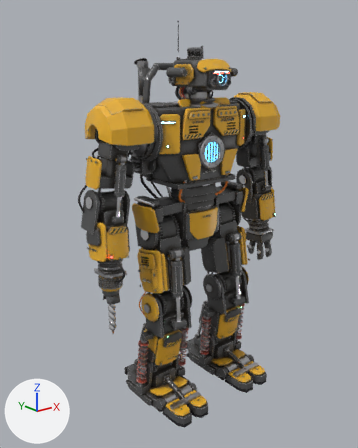
The Blender file ATLAS-09/ATLAS-09.blend, before and after one commit.
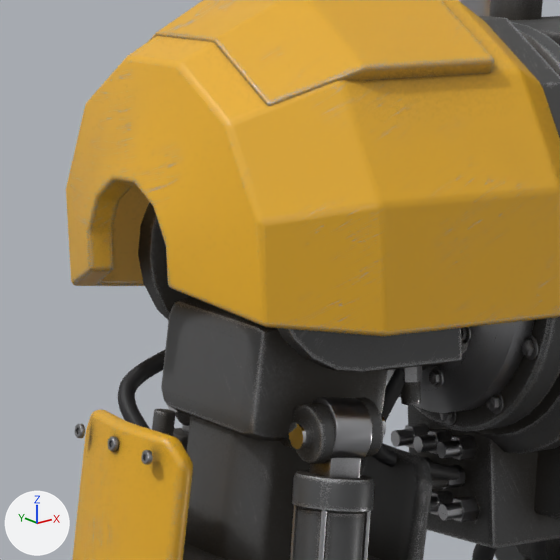
The first picture shows the older version from a 50 mm camera at (-3.62, -4.24, 3.84) aimed at (-0.14, 0.12, 2.09). The close-ups show the older and then the newer version on the part from 21% to 42% of the width and 22% to 39% of the height of that picture. Only the edits that show in the close-ups are written down. Every picture has the same lights, and +X, +Y and +Z are marked at lower left.

Objects in the first close-up: 'Arm_R_Bicep_Actuator_Cylinder', 'Arm_R_Pauldron', 'Arm_R_Pauldron_TopLayer', 'Arm_R_ShoulderLugs_Hinge_Lugs', 'Arm_R_Shoulder_Flange', 'Arm_R_UpperArm_Armor_Inner', 'Arm_R_UpperArm_Armor_Outer', 'Arm_R_UpperArm_Core', 'Arm_R_UpperArm_Hub', 'Torso_Manifold_R', 'Torso_ShoulderSocket_R', 'Torso_Shoulder_R_Bearing_Outer' and 27 more.
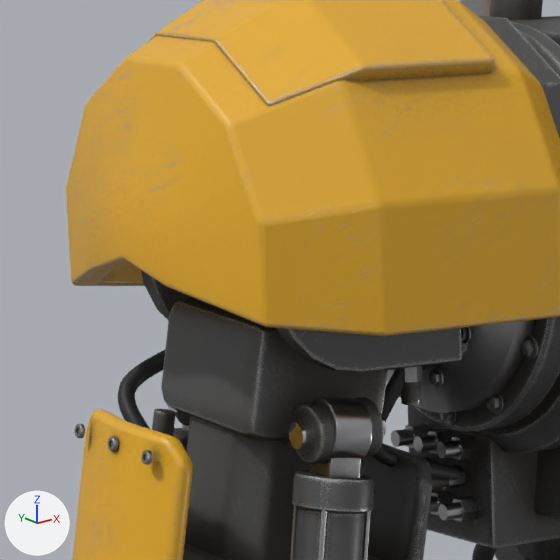
Where the change shows, as pixel boxes [x1, y1, x2, y2] in the close-ups (560 x 560 px):
part 1 of me_arm_r_pauldron, added (orange)
    after: [87, 181, 166, 286]

The change in detail:
me_arm_r_pauldron is used by ob_arm_r_pauldron; location (-0.93, 0.06, 3.22); rotation (0.0, -1.571, 0.0), in degrees (0, -90, 0).
Verts and faces of me_arm_r_pauldron; kept vertices keep their numbers, new ones are numbered from 40.
Before the commit, vertices of me_arm_r_pauldron: 32 (-0.026, -0.097, 0.3), 33 (0.026, -0.097, 0.3), 34 (0.071, -0.071, 0.3), 35 (0.097, -0.026, 0.3), 36 (0.097, 0.026, 0.3).
Before the commit, vertices of me_arm_r_pauldron: 37 (0.071, 0.071, 0.3), 38 (0.026, 0.097, 0.3), 39 (-0.026, 0.097, 0.3).
me_arm_r_pauldron had 40 vertices, 28 faces and spanned x -0.082..0.304, y -0.304..0.304, z -0.22..0.3.
me_arm_r_pauldron now has 41 vertices, 35 faces and spans x -0.082..0.304, y -0.304..0.304, z -0.22..0.305.
Part 1, on me_arm_r_pauldron:
New vertex 40 is at (0.0, 0.0, 0.305).
New faces: (32, 33, 40), (33, 34, 40), (34, 35, 40), (35, 36, 40), (36, 37, 40), (37, 38, 40).
New faces: (38, 39, 40).
